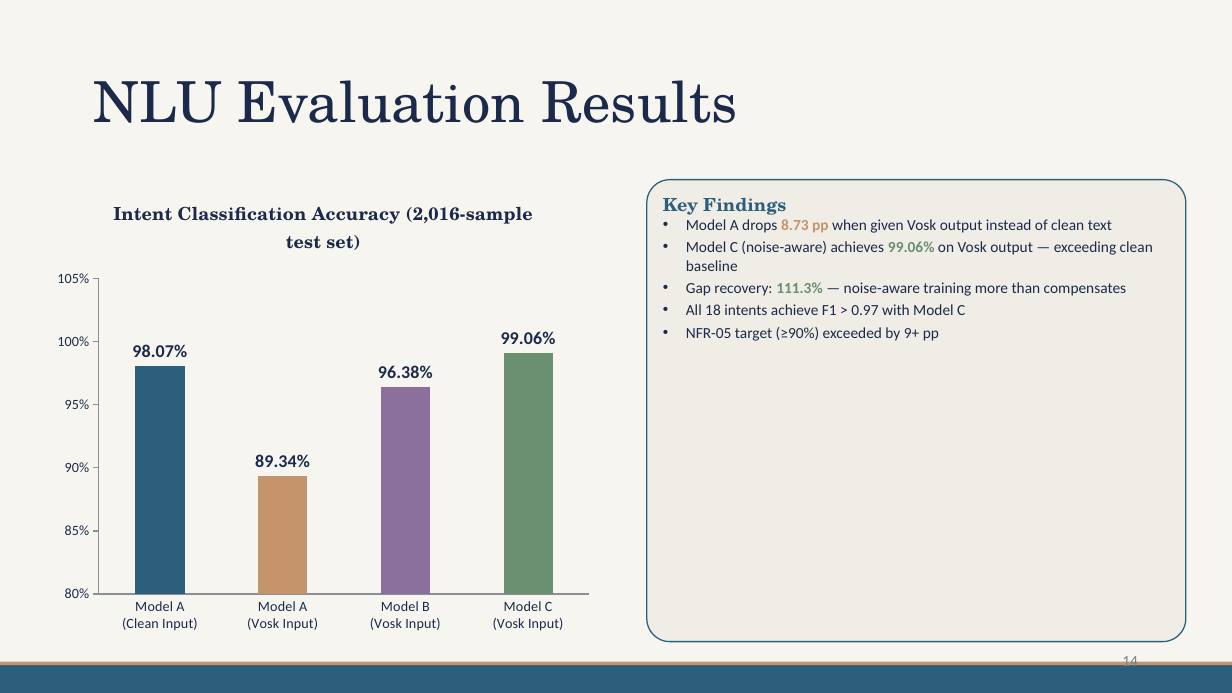
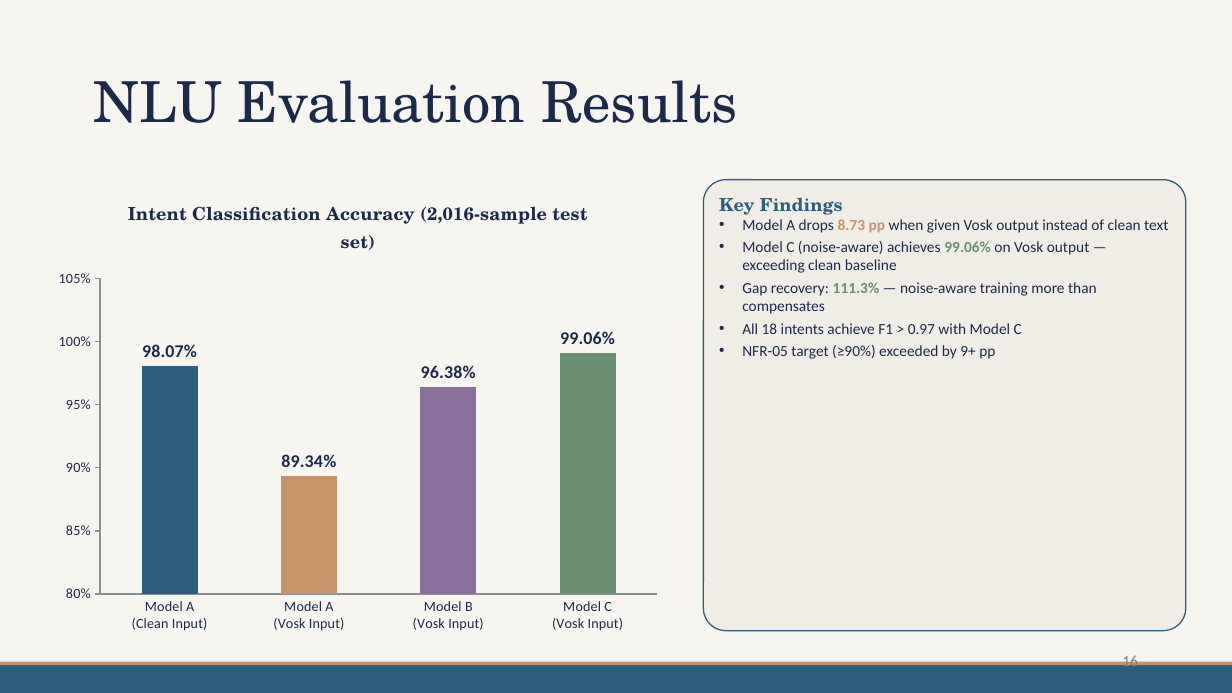
Before and after one commit to mdpw/msc-research, a slide deck: slide 16 of documents/Viva Presentation.pptx (slide 14 before the commit). Drawn at 1232x693 pixels with LibreOffice and Linux fonts; fonts in the diff are those of the drawing. Boxes give left, top, right and bottom in pixels: in the first picture for what was removed or moved away, otherwise in the second. Text is boxed around its words. In the diff, an @@ line names an element or a change of style, - is before the commit and + after.

```diff
--- a/documents/Viva Presentation.pptx
+++ b/documents/Viva Presentation.pptx
@@ column chart: place and size @@
-column chart at [46, 179, 601, 641]
+column chart at [46, 179, 670, 641]
@@ rounded rectangle "Key Findings": place and size @@
-rounded rectangle "Key Findings" at [647, 179, 1186, 641]
+rounded rectangle "Key Findings" at [703, 179, 1186, 630]
@@ page number at [1122, 653, 1138, 671]: text changed @@
-14
+16
```
Also in this commit, not shown: 3 other slides changed, 8 slides added, 2 slides removed.
